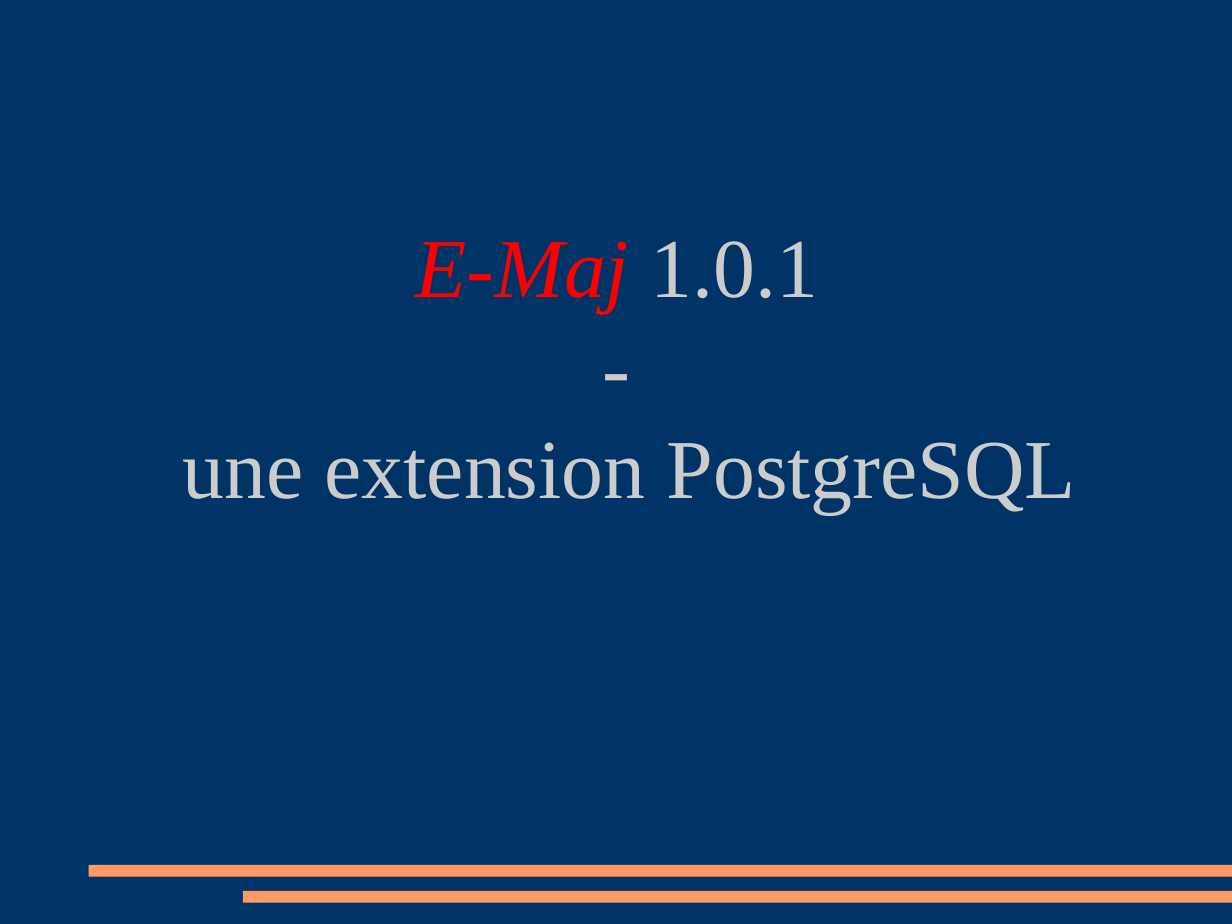
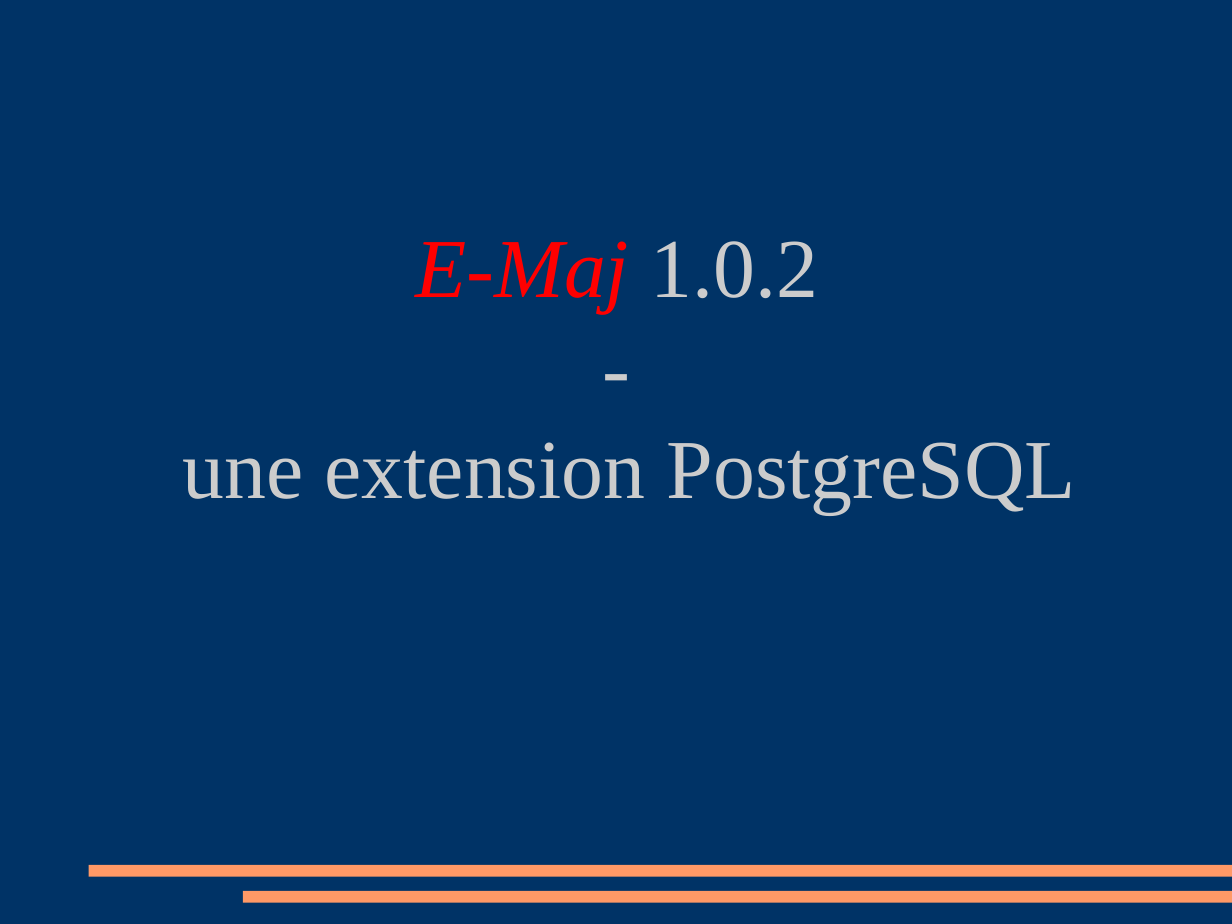
Before and after one commit to beaud76/emaj_doc, a slide deck: slide 1 of Emaj_pres_fr.odp. Drawn at 1232x924 pixels with LibreOffice and Linux fonts; fonts in the diff are those of the drawing. Boxes give left, top, right and bottom in pixels: in the first picture for what was removed or moved away, otherwise in the second. Text is boxed around its words. In the diff, an @@ line names an element or a change of style, - is before the commit and + after.

```diff
--- a/Emaj_pres_fr.odp
+++ b/Emaj_pres_fr.odp
@@ subtitle at [415,241,818,313]: text changed @@
-E-Maj 1.0.1
+E-Maj 1.0.2
```
Also in this commit, not shown: 1 other slide changed, 3 other files.
